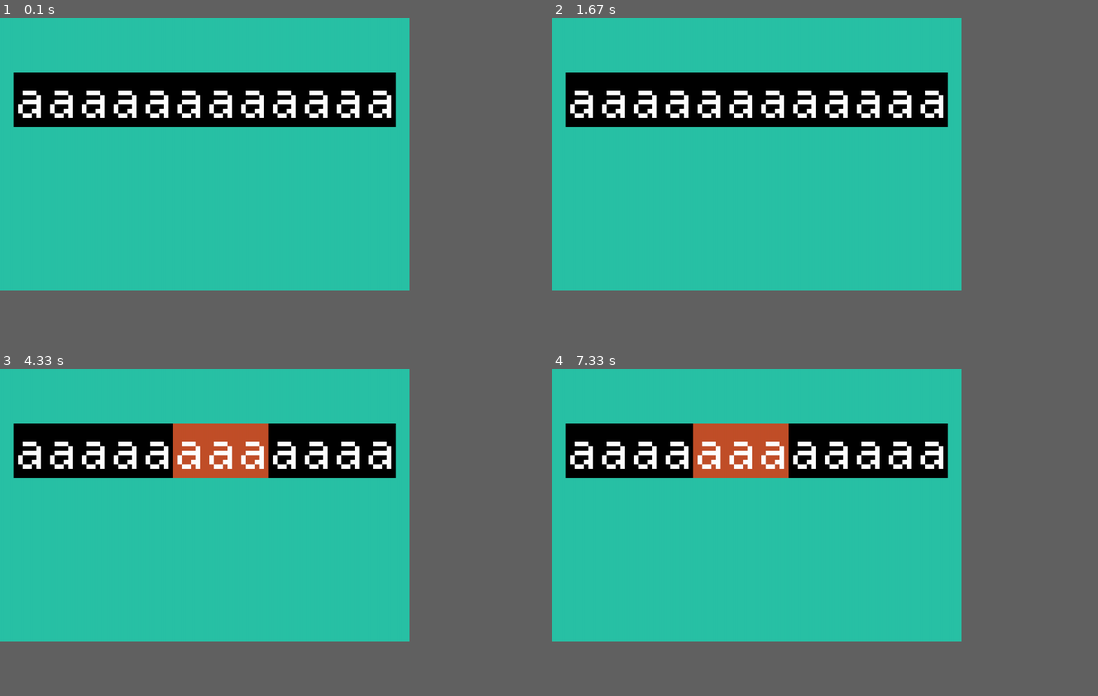
Above: before the commit, frames 1-4 (two rows, left to right).
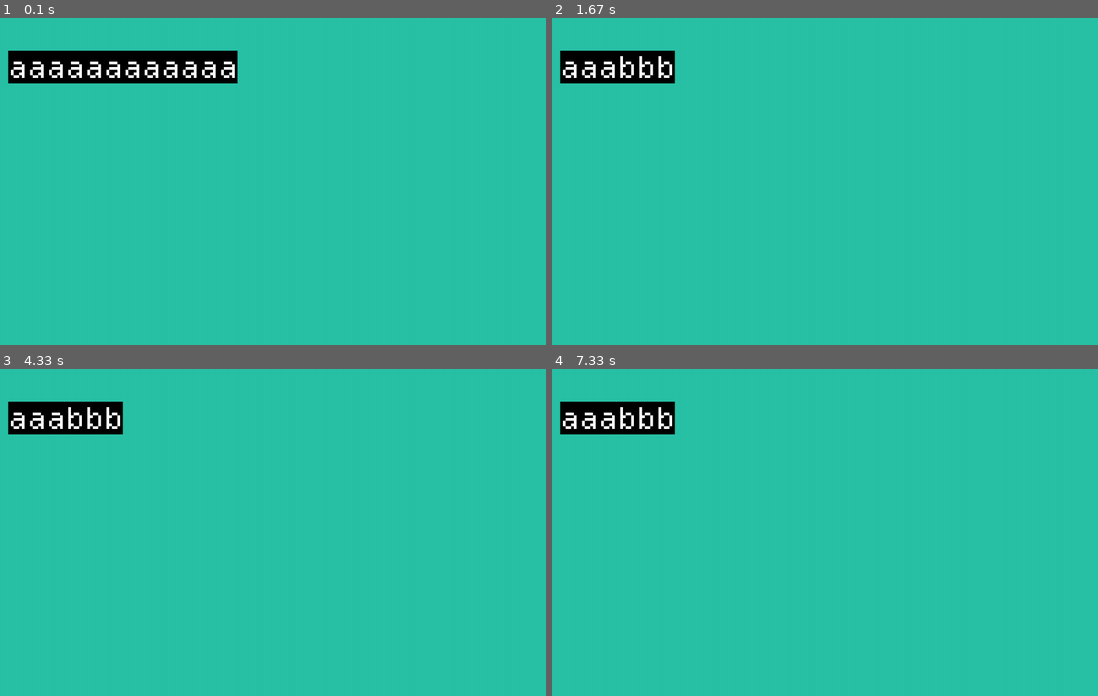
Above: after the commit, the same moments.

Repository: jack-meyer-garvey/Four-Space
Game: pygame game, started from PyGameImplementation.py
Same seed, same stepped clock (60 frames per second), same inputs: the game is played once before the commit and once after it.
Inputs (mouse positions are in pixels of both pictures, inside the frame that each line leads up to):
- Up to frame 1 (0.1 s): no input
- Up to frame 2 (1.67 s): press the mouse at (672, 67) at 0.37 s; move the mouse to (666, 99) at 0.47 s; release the mouse at (655, 132) at 0.6 s; press the mouse at (655, 67) at 0.7 s; move the mouse to (764, 165) at 0.8 s; release the mouse at (874, 263) at 0.93 s; press the mouse at (655, 67) at 1.03 s; move the mouse to (770, 122) at 1.13 s; release the mouse at (885, 181) at 1.27 s
- Up to frame 3 (4.33 s): press the mouse at (65, 418) at 3.87 s; move the mouse to (81, 486) at 3.97 s; release the mouse at (103, 552) at 4.1 s; press the mouse at (65, 418) at 4.2 s; move the mouse to (196, 450) at 4.3 s
- Up to frame 4 (7.33 s): release the mouse at (879, 486) at 4.43 s; press the mouse at (617, 418) at 4.53 s; move the mouse to (743, 463) at 4.63 s; release the mouse at (868, 512) at 4.77 s; press the mouse at (617, 418) at 4.87 s; move the mouse to (726, 529) at 4.97 s; release the mouse at (830, 637) at 5.1 s; press the mouse at (617, 418) at 5.2 s; move the mouse to (633, 463) at 5.3 s; release the mouse at (644, 509) at 5.43 s; press the mouse at (617, 418) at 5.53 s; move the mouse to (754, 499) at 5.63 s; release the mouse at (890, 578) at 5.77 s; press the mouse at (617, 418) at 5.87 s; move the mouse to (715, 503) at 5.97 s; release the mouse at (819, 588) at 6.1 s; press the mouse at (617, 418) at 6.2 s; move the mouse to (688, 496) at 6.3 s; release the mouse at (764, 578) at 6.43 s; press the mouse at (617, 418) at 6.53 s; move the mouse to (743, 421) at 6.63 s; release the mouse at (868, 427) at 6.77 s; press the mouse at (617, 418) at 6.87 s; move the mouse to (726, 476) at 6.97 s; release the mouse at (830, 535) at 7.1 s; press the mouse at (617, 418) at 7.2 s; move the mouse to (693, 431) at 7.3 s
In our replay, the window is 675x450 before the commit and 900x540 after it. These sizes can differ from the game's own. Grey fills any space a smaller window leaves; there, only what the larger window draws over its background counts as a difference.

The runs differ from the first frame. In frame 1, 14% of the frame differs, in the area x 1-73%, y 10-34%; in frame 2, 13%; in frame 3, 13%; in frame 4, 13%.

Commit message:
Bonk Bop

Diff:
--- a/PyGameImplementation.py
+++ b/PyGameImplementation.py
@@ -33,14 +33,19 @@
                    "6": 260722654687953092608, "7": 571994325244371533824, "8": 260723639850371579904,
                    "9": 260723666092621758464}
 
-    def __init__(self, screen_size, pixel_size, main_canvas, background_color=2736806):
+    def __init__(self, screen_size, pixel_size, background_color=2736806):
         self.screen_size = screen_size
+        self.shift = (0, 0)
         self.pixel_size = pixel_size
         self.grid_size = (screen_size[0] // pixel_size, screen_size[1] // pixel_size)
-        self.main_canvas = main_canvas
+        self.canvas_size = (self.grid_size[0] * self.pixel_size, self.grid_size[1] * self.pixel_size)
+        self.main_canvas = np.zeros(screen_size)
         self.background_color = background_color
         self.layers = []
         self.add_blank_layer()
+
+    def window_resize_shift(self, x, y):
+        self.shift = ((x - self.screen_size[0]) // 2, (y - self.screen_size[1]) // 2)
 
     def add_blank_layer(self):
         self.layers.append((np.zeros(self.grid_size), np.ones(self.grid_size)))
@@ -55,8 +60,8 @@
         for color, transparency in self.layers:
             sum_layers *= transparency
             sum_layers += color
-        Y = self.main_canvas.shape[0]
-        X = self.main_canvas.shape[1]
+        Y = self.canvas_size[0]
+        X = self.canvas_size[1]
         k = self.pixel_size
         for y in range(0, k):
             for x in range(0, k):
@@ -180,7 +185,7 @@
             and self.y_position <= y < self.y_position_end)
 
     def mouse_match_select(self, pos):
-        x, y = pos[0] // self.canvas.pixel_size, pos[1] // self.canvas.pixel_size
+        x, y = (pos[0] - self.canvas.shift[0]) // self.canvas.pixel_size, (pos[1] - self.canvas.shift[1]) // self.canvas.pixel_size
         if self.is_within(x, y):
             _ = self.pixel_to_text_index(x)
             if _ in self.text_index_to_match_index:
@@ -227,26 +232,24 @@
 
 
 # Main -------------------------------
-resize = 1.5
-size = (int(600 * resize), int(400 * resize))
+resize = 2
+n = 3 * resize
+size = (int(600 * resize), int(360 * resize))
+
 pygame.init()
 pygame.display.set_caption("Four Space")
-screen = pygame.display.set_mode(size)
+screen = pygame.display.set_mode(size, pygame.RESIZABLE)
+game_region = pygame.Surface(size)
 clock = pygame.time.Clock()
 running = True
 pygame.display.set_icon(pygame.image.load('FourSpaceLogo.png'))
-
-# hoi is the main canvas. This gets drawn to screen every frame.
-hoi = np.zeros(size)
-n = 10
-canvas = PixelGrid(size, n, hoi)
-
+canvas = PixelGrid(size, n)
+
+# hoi -------------------------------
 R = Ground('aaa', 'b')
 boop = Puzzle(canvas, 'aaaaaaaaaaaa', 'aabb', [R], 3, 12, background_color=0)
 
-
 # Pygame Loop -----------------------------------------------
-
 while running:
     for event in pygame.event.get():
         if event.type == pygame.QUIT:
@@ -256,10 +259,12 @@
         elif event.type == pygame.MOUSEBUTTONDOWN:
             if event.button == 1:
                 boop.apply_rule(event.pos)
-
+        elif event.type == pygame.WINDOWRESIZED:
+            canvas.window_resize_shift(event.x, event.y)
 
     canvas.apply_layers()
-    pygame.surfarray.blit_array(screen, hoi)
+    pygame.surfarray.blit_array(game_region, canvas.main_canvas)
+    screen.blit(game_region, canvas.shift)
     pygame.display.flip()
 
     clock.tick(60)  # limits FPS to 60
